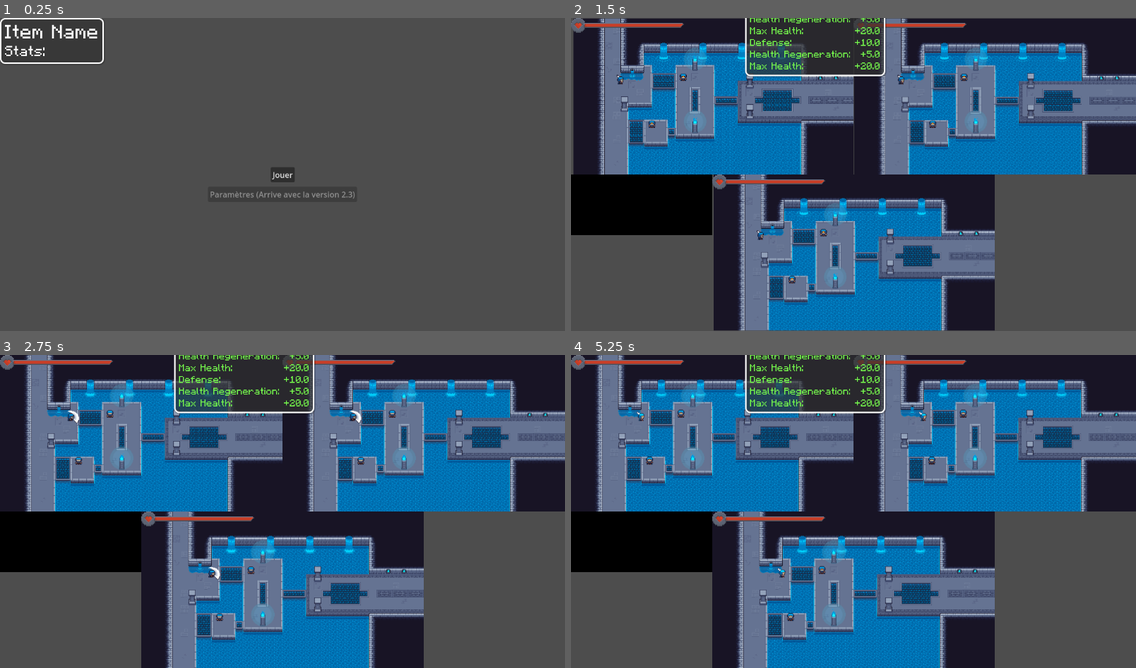
Above: before the commit, frames 1-4 (two rows, left to right).
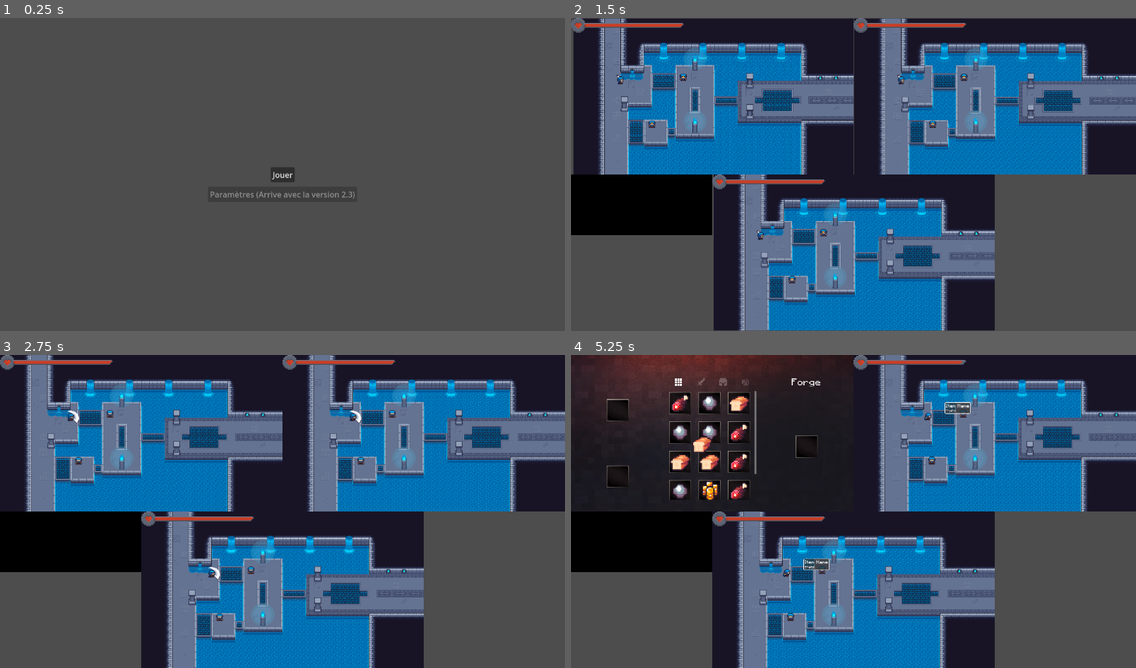
Above: after the commit, the same moments.

Repository: Supertolek/jeu-trop-koul
Game: Godot game, scene res://scenes/home_screen.tscn
Same seed, same stepped clock (60 frames per second), same inputs: the game is played once before the commit and once after it.
Inputs (mouse positions are in pixels of both pictures, inside the frame that each line leads up to):
- Up to frame 1 (0.25 s): no input
- Up to frame 2 (1.5 s): click "Jouer" at 0.5 s; tap Enter at 1.25 s; move the mouse to (977, 158) at 1.27 s; hold Right (move_right) from 1.28 s (still down); hold Right mouse button (right_click) from 1.28 s (still down); click (977, 158) at 1.42 s
- Up to frame 3 (2.75 s): tap Shift (shift) at 1.55 s; release Right (move_right) at 2 s; release Right mouse button (right_click) at 2 s; drag from (169, 527) to (254, 574) at 2.02 s
- Up to frame 4 (5.25 s): move the mouse to (910, 442) at 2.77 s; press the mouse at (910, 442) at 2.78 s; hold Right (move_right) 2.78-3.5 s; tap Shift (shift) at 3.05 s; release the mouse at (910, 442) at 3.5 s; drag from (825, 574) to (684, 464) at 3.52 s; move the mouse to (1023, 558) at 4.27 s; hold Left (move_left) 4.28-5 s; hold Shift (shift) 4.28-5 s; click (1023, 558) at 4.42 s; tap I (open_inventory) at 4.9 s; drag from (684, 464) to (768, 433) at 5.02 s

The runs differ from the first frame. In frame 1, 0.6% of the frame differs, in the area x 0-19%, y 0-15%; in frame 2, 2.2%; in frame 3, 2.2%; in frame 4, 21%, in the area x 0-71%, y 0-72%.

Commit message:
add controller upport for inventory

Diff:
--- a/project.godot
+++ b/project.godot
@@ -21,7 +21,6 @@
 GlobalItemsMgmt="*res://scripts/global_scripts/GlobalItemsMgmt.gd"
 GlobalObjectsMgmt="*res://scripts/global_scripts/GlobalObjectsMgmt.gd"
 GlobalPlayerMgmt="*res://scripts/global_scripts/GlobalPlayerMgmt.gd"
-Popups="*res://scenes/popups.tscn"
 GameController="*res://scripts/global_scripts/GameController.gd"
 SignalBus="*res://scripts/global_scripts/SignalBus.gd"
 GameManager="*res://scripts/game_managing/game_manager.gd"
@@ -110,6 +109,11 @@
 "events": [Object(InputEventJoypadButton,"resource_local_to_scene":false,"resource_name":"","device":-1,"button_index":10,"pressure":0.0,"pressed":true,"script":null)
 ]
 }
+forge_grab_focus={
+"deadzone": 0.2,
+"events": [Object(InputEventJoypadButton,"resource_local_to_scene":false,"resource_name":"","device":-1,"button_index":3,"pressure":0.0,"pressed":true,"script":null)
+]
+}
 
 [layer_names]
 
--- a/scenes/inventory.tscn
+++ b/scenes/inventory.tscn
@@ -11,8 +11,10 @@
 [ext_resource type="FontFile" uid="uid://n86h3178836i" path="res://assets/fonts/MinecraftItalic-R8Mo.otf" id="8_td2ew"]
 [ext_resource type="FontFile" uid="uid://dkqsygkyiswkm" path="res://assets/fonts/MinecraftBoldItalic-1y1e.otf" id="9_ylenm"]
 [ext_resource type="FontFile" uid="uid://7blsmj3oxjxo" path="res://assets/fonts/MinecraftBold-nMK1.otf" id="10_0df5h"]
+[ext_resource type="PackedScene" uid="uid://b6a4fo38edh21" path="res://scenes/item_popups.tscn" id="12_ylenm"]
 
 [node name="Inventory" type="Control"]
+visible = false
 layout_mode = 3
 anchors_preset = 15
 anchor_right = 1.0
@@ -397,6 +399,10 @@
 offset_right = 40.0
 offset_bottom = 40.0
 
+[node name="ItemPopups" parent="." instance=ExtResource("12_ylenm")]
+unique_name_in_owner = true
+layout_mode = 0
+
 [connection signal="resized" from="." to="." method="_on_resized"]
 [connection signal="pressed" from="VBoxContainer/InventoryBody/MainInventoryMarginContainer/VBoxContainer/CategoryTabContainer/AllItemCategoryButton" to="." method="_on_all_item_category_button_pressed"]
 [connection signal="pressed" from="VBoxContainer/InventoryBody/MainInventoryMarginContainer/VBoxContainer/CategoryTabContainer/WeaponItemCategoryButton" to="." method="_on_weapon_item_category_button_pressed"]
--- /dev/null
+++ b/scenes/item_popups.tscn
@@ -0,0 +1,48 @@
+[gd_scene load_steps=4 format=3 uid="uid://b6a4fo38edh21"]
+
+[ext_resource type="FontFile" uid="uid://eruvc81au5m0" path="res://assets/fonts/MinecraftRegular-Bmg3.otf" id="1_daium"]
+[ext_resource type="Script" uid="uid://bx7rg4u64365l" path="res://scripts/ui/item_popups.gd" id="1_jita6"]
+
+[sub_resource type="StyleBoxFlat" id="StyleBoxFlat_jita6"]
+content_margin_left = 10.0
+content_margin_top = 10.0
+content_margin_right = 10.0
+content_margin_bottom = 10.0
+bg_color = Color(0.215686, 0.215686, 0.215686, 0.615686)
+border_width_left = 3
+border_width_top = 3
+border_width_right = 3
+border_width_bottom = 3
+border_color = Color(1, 1, 1, 1)
+corner_radius_top_left = 10
+corner_radius_top_right = 10
+corner_radius_bottom_right = 10
+corner_radius_bottom_left = 10
+shadow_color = Color(0, 0, 0, 0.243137)
+shadow_size = 2
+shadow_offset = Vector2(1, 1)
+
+[node name="ItemPopups" type="PanelContainer"]
+z_index = 20
+offset_right = 40.0
+offset_bottom = 40.0
+theme_override_styles/panel = SubResource("StyleBoxFlat_jita6")
+script = ExtResource("1_jita6")
+
+[node name="InnerText" type="VBoxContainer" parent="."]
+unique_name_in_owner = true
+layout_mode = 2
+
+[node name="ItemName" type="Label" parent="InnerText"]
+unique_name_in_owner = true
+layout_mode = 2
+theme_override_fonts/font = ExtResource("1_daium")
+theme_override_font_sizes/font_size = 40
+text = "Item Name"
+
+[node name="StatsContainer" type="Label" parent="InnerText"]
+unique_name_in_owner = true
+layout_mode = 2
+theme_override_fonts/font = ExtResource("1_daium")
+theme_override_font_sizes/font_size = 30
+text = "Stats:"
--- a/scenes/popups.tscn
+++ b/scenes/popups.tscn
@@ -37,6 +37,7 @@
 
 [node name="ItemPopup" type="PanelContainer" parent="CanvasLayer"]
 unique_name_in_owner = true
+visible = false
 offset_right = 40.0
 offset_bottom = 40.0
 theme_override_styles/panel = SubResource("StyleBoxFlat_jha0h")
--- a/scripts/entities/player.gd
+++ b/scripts/entities/player.gd
@@ -37,6 +37,7 @@
 # Linked nodes
 @onready var linked_camera: Camera2D = $RoomCamera
 var linked_health_bar: HealthBar
+var linked_inventory: InventoryUI
 var linked_viewport_container: SubViewportContainer
 
 func get_camera() -> Camera2D:
@@ -49,6 +50,7 @@
 
 
 func _physics_process(delta: float) -> void:
+	if linked_inventory.visible: return
 	if device_id  == -2:
 		direction = Vector2(
 			Input.get_action_strength("move_right") - Input.get_action_strength("move_left"),
@@ -118,6 +120,10 @@
 	(device_id >= 0 and event.device != device_id): return
 
 	# Mettre les Inputs ici
+	if linked_inventory.visible: return
+
+	if event is InputEventJoypadButton:
+		print(Input.get_joy_info(event.device))
 
 	if event.is_action_pressed("attack"):
 		hold_actions.append("attack")
@@ -132,6 +138,13 @@
 	if event.is_action_released("lock_attack_direction"):
 		attack_manager.unlock_attack_direction()
 
+	if event.is_action_pressed("open_inventory"):
+		if !linked_inventory.visible:
+			linked_inventory.display_ui(inventory_storage)
+		else:
+			inventory_storage = linked_inventory.hide_ui()
+
+
 
 func hit(damage: float, damage_mult:float = 1):
 	var damage_reduction: float = 0
@@ -140,6 +153,7 @@
 		damage_reduction = (player_stats.stat_defense * damage) / (player_stats.stat_defense + 50)
 	var effective_damage = snappedf(damage - damage_reduction,0.1)
 	player_stats.stat_effective_health = clamp(player_stats.stat_effective_health - effective_damage, 0, player_stats.stat_max_health)
+	linked_health_bar.health = player_stats.stat_effective_health
 
 	GameController.health_change(self)
 
@@ -214,6 +228,7 @@
 	apply_stat()
 
 func apply_stat():
+	linked_health_bar.init_bar(0,player_stats.stat_max_health,player_stats.stat_effective_health)
 	health_regeneration_timer.wait_time = -log(clamp(player_stats.stat_health_regeneration,0,100))/3 + 2
 	print(health_regeneration_timer.wait_time)
 
--- a/scripts/inventory.gd
+++ b/scripts/inventory.gd
@@ -2,11 +2,11 @@
 
 class_name InventoryUI
 #var a: Dictionary
-var device_id: int = 0
+var device_id: int
 
 var inventory_data: Dictionary = {
-	"equiped_weapon": null,
-	"equiped_armor": null,
+	"equiped_weapon": preload("res://Resources/Items/Weapon/test_sword.tres").duplicate(),
+	"equiped_armor": preload("res://Resources/Items/Armor/a_cool_chestplate.tres").duplicate(),
 	"inventory": [
 		preload("res://Resources/Items/Items_Modifiers/ham.tres").duplicate(),
 		preload("res://Resources/Items/Items_Modifiers/attack_of_some.tres").duplicate(),
@@ -22,14 +22,6 @@
 		preload("res://Resources/Items/Items_Modifiers/ham.tres").duplicate(),
 		preload("res://Resources/Items/Items_Modifiers/attack_of_some.tres").duplicate(),
 		preload("res://Resources/Items/Items_Modifiers/bread.tres").duplicate(),
-		preload("res://Resources/Items/Armor/a_cool_chestplate.tres").duplicate(),
-		preload("res://Resources/Items/Armor/a_cool_chestplate.tres").duplicate(),
-		preload("res://Resources/Items/Armor/a_cool_chestplate.tres").duplicate(),
-		preload("res://Resources/Items/Armor/a_cool_chestplate.tres").duplicate(),
-		preload("res://Resources/Items/Weapon/test_sword.tres").duplicate(),
-		preload("res://Resources/Items/Weapon/test_sword.tres").duplicate(),
-		preload("res://Resources/Items/Weapon/test_sword.tres").duplicate(),
-		preload("res://Resources/Items/Weapon/test_sword.tres").duplicate(),
 	]
 }
 
@@ -46,7 +38,7 @@
 		elif focused_inventory_slot:
 			focused_inventory_slot._on_mouse_exited()
 		focused_inventory_slot = value
-		Popups.device_id = device_id
+		item_popups.device_id = device_id
 var selected_inventory_slot: InventorySlot = null:
 	set(value):
 		if value:
@@ -81,6 +73,7 @@
 @onready var item_modifier_inventory_container: GridContainer = %ItemModifierInventoryContainer
 
 @onready var dragged_item_texture_rect: TextureRect = %DraggedItem
+@onready var item_popups: ItemPopups = %ItemPopups
 
 
 func _ready() -> void:
@@ -88,42 +81,12 @@
 	update_inventory_tabContainer()
 	_resize_TabContainer()
 
-	modified_item_inventory_slot.slot_pressed.connect(start_dragging)
-	modified_item_inventory_slot.slot_released.connect(stop_dragging)
-	modified_item_inventory_slot.slot_focused.connect(change_focus)
-	modified_item_inventory_slot.device_id = device_id
-	#modified_item_inventory_slot.slot_selected.connect(select_inventory_slot)
-	#modified_item_inventory_slot.slot_diselected.connect(diselect_inventory_slot)
-	first_item_modifier_inventory_slot.slot_pressed.connect(start_dragging)
-	first_item_modifier_inventory_slot.slot_released.connect(stop_dragging)
-	first_item_modifier_inventory_slot.slot_focused.connect(change_focus)
-	first_item_modifier_inventory_slot.device_id = device_id
-	#first_item_modifier_inventory_slot.slot_selected.connect(select_inventory_slot)
-	#first_item_modifier_inventory_slot.slot_diselected.connect(diselect_inventory_slot)
-	second_item_modifier_inventory_slot.slot_pressed.connect(start_dragging)
-	second_item_modifier_inventory_slot.slot_released.connect(stop_dragging)
-	second_item_modifier_inventory_slot.slot_focused.connect(change_focus)
-	second_item_modifier_inventory_slot.device_id = device_id
-	#second_item_modifier_inventory_slot.slot_selected.connect(select_inventory_slot)
-	#second_item_modifier_inventory_slot.slot_diselected.connect(diselect_inventory_slot)
-	third_item_modifier_inventory_slot.slot_pressed.connect(start_dragging)
-	third_item_modifier_inventory_slot.slot_released.connect(stop_dragging)
-	third_item_modifier_inventory_slot.slot_focused.connect(change_focus)
-	third_item_modifier_inventory_slot.device_id = device_id
-	#third_item_modifier_inventory_slot.slot_selected.connect(select_inventory_slot)
-	#third_item_modifier_inventory_slot.slot_diselected.connect(diselect_inventory_slot)
-	equiped_armor_inventory_slot.slot_pressed.connect(start_dragging)
-	equiped_armor_inventory_slot.slot_released.connect(stop_dragging)
-	equiped_armor_inventory_slot.slot_focused.connect(change_focus)
-	equiped_armor_inventory_slot.device_id = device_id
-	#equiped_armor_inventory_slot.slot_selected.connect(select_inventory_slot)
-	#equiped_armor_inventory_slot.slot_diselected.connect(diselect_inventory_slot)
-	equiped_weapon_inventory_slot.slot_pressed.connect(start_dragging)
-	equiped_weapon_inventory_slot.slot_released.connect(stop_dragging)
-	equiped_weapon_inventory_slot.slot_focused.connect(change_focus)
-	equiped_weapon_inventory_slot.device_id = device_id
-	#equiped_weapon_inventory_slot.slot_selected.connect(select_inventory_slot)
-	#equiped_weapon_inventory_slot.slot_diselected.connect(diselect_inventory_slot)
+	modified_item_inventory_slot.link_to_inventory(self)
+	first_item_modifier_inventory_slot.link_to_inventory(self)
+	second_item_modifier_inventory_slot.link_to_inventory(self)
+	third_item_modifier_inventory_slot.link_to_inventory(self)
+	equiped_armor_inventory_slot.link_to_inventory(self)
+	equiped_weapon_inventory_slot.link_to_inventory(self)
 
 func _process(_delta: float) -> void:
 	# Dragging item system
@@ -385,6 +348,8 @@
 	if event.is_action_pressed("attack"):
 		print('hi1')
 		select_inventory_slot()
+	#if event.is_action_pressed("forge_grab_focus"):
+		#modified_item_inventory_slot.grab_focus()
 
 func _on_all_item_category_button_pressed() -> void:
 	inventory_tab_index = 0
@@ -452,14 +417,9 @@
 					var item_slot: InventorySlot = inventorySlot.instantiate()
 					item_slot.item = inventory_data['inventory'][item_index]
 
-					item_slot.slot_pressed.connect(start_dragging)
-					item_slot.slot_released.connect(stop_dragging)
-					item_slot.slot_focused.connect(change_focus)
-
-					item_slot.device_id = device_id
-					#item_slot.slot_selected.connect(select_inventory_slot)
-					#item_slot.slot_diselected.connect(diselect_inventory_slot)
+					item_slot.link_to_inventory(self)
 					targeted_container.add_child(item_slot)
+
 
 			TAB_CONTAINER_PARTS.WEAPON:
 				for item_index in inventory_data['inventory'].size():
@@ -468,12 +428,7 @@
 						var item_slot: InventorySlot = inventorySlot.instantiate()
 						item_slot.item = item
 
-						item_slot.slot_pressed.connect(start_dragging)
-						item_slot.slot_released.connect(stop_dragging)
-						item_slot.slot_focused.connect(change_focus)
-						item_slot.device_id = device_id
-						#item_slot.slot_selected.connect(select_inventory_slot)
-						#item_slot.slot_diselected.connect(diselect_inventory_slot)
+						item_slot.link_to_inventory(self)
 						targeted_container.add_child(item_slot)
 
 			TAB_CONTAINER_PARTS.ARMOR:
@@ -483,12 +438,7 @@
 						var item_slot: InventorySlot = inventorySlot.instantiate()
 						item_slot.item = item
 
-						item_slot.slot_pressed.connect(start_dragging)
-						item_slot.slot_released.connect(stop_dragging)
-						item_slot.slot_focused.connect(change_focus)
-						item_slot.device_id = device_id
-						#item_slot.slot_selected.connect(select_inventory_slot)
-						#item_slot.slot_diselected.connect(diselect_inventory_slot)
+						item_slot.link_to_inventory(self)
 						targeted_container.add_child(item_slot)
 
 			TAB_CONTAINER_PARTS.ITEM_MODIFIER:
@@ -498,13 +448,31 @@
 						var item_slot: InventorySlot = inventorySlot.instantiate()
 						item_slot.item = item
 
-						item_slot.slot_pressed.connect(start_dragging)
-						item_slot.slot_released.connect(stop_dragging)
-						item_slot.slot_focused.connect(change_focus)
-						item_slot.device_id = device_id
-						#item_slot.slot_selected.connect(select_inventory_slot)
-						#item_slot.slot_diselected.connect(diselect_inventory_slot)
+						item_slot.link_to_inventory(self)
 						targeted_container.add_child(item_slot)
+
+		var number_of_columns: int = tab_container.get_child(inventory_tab_index).columns
+		print(number_of_columns)
+		for item_slot_index:int in targeted_container.get_child_count():
+			var inventory_slot: InventorySlot = targeted_container.get_child(item_slot_index)
+			#if !fmod(item_slot_index,number_of_columns) == 0:
+				#inventory_slot.focus_neighbor_left = targeted_container.get_child(item_slot_index-1).get_path()
+			#else:
+				#inventory_slot.focus_neighbor_left = NodePath("")
+			#if !fmod(item_slot_index,number_of_columns) == number_of_columns-1 and !item_slot_index == targeted_container.get_child_count()-1:
+				#inventory_slot.focus_neighbor_right = targeted_container.get_child(item_slot_index+1).get_path()
+			#else:
+				#inventory_slot.focus_neighbor_right = NodePath("")
+			#if !item_slot_index < number_of_columns:
+				#inventory_slot.focus_neighbor_top = targeted_container.get_child(item_slot_index-number_of_columns).get_path()
+			#else:
+				#inventory_slot.focus_neighbor_top = inventory_slot.get_path()
+				#
+			#if !item_slot_index + number_of_columns >= targeted_container.get_child_count():
+				#inventory_slot.focus_neighbor_bottom = targeted_container.get_child(item_slot_index+number_of_columns).get_path()
+			#else:
+				#inventory_slot.focus_neighbor_bottom = inventory_slot.get_path()
+
 
 
 
--- a/scripts/inventory_slot.gd
+++ b/scripts/inventory_slot.gd
@@ -16,6 +16,8 @@
 }
 
 var device_id: int
+var item_popup: ItemPopups
+
 @onready var item_texture: TextureRect = %ItemTexture
 var texture:
 	set(value):
@@ -28,6 +30,16 @@
 	set(value):
 		item = value
 		refresh_item()
+
+func link_to_inventory(inventory:InventoryUI):
+	slot_pressed.connect(inventory.start_dragging)
+	slot_released.connect(inventory.stop_dragging)
+	slot_focused.connect(inventory.change_focus)
+	item_popup = inventory.item_popups
+	device_id = inventory.device_id
+
+
+
 
 func refresh_item():
 		if item:
@@ -84,12 +96,12 @@
 func _on_mouse_entered() -> void:
 	#if device_id >= 0: return
 	if item == null: return
-	Popups.ItemPopup(Rect2(global_position,size),item)
+	item_popup.ItemPopup(self)
 
 
 func _on_mouse_exited() -> void:
 	#if device_id >= 0: return
-	Popups.HideItemPopup()
+	item_popup.HideItemPopup()
 
 
 @onready var selected: Panel = %Selected
--- a/scripts/split_screen.gd
+++ b/scripts/split_screen.gd
@@ -31,6 +31,12 @@
 	player_health_bar.scale = Vector2(relative_size, relative_size) * 8
 	player.linked_health_bar = player_health_bar
 	viewport_container.add_child(player_health_bar)
+	var player_inventory_packed_scene: PackedScene = load("res://Scenes/inventory.tscn")
+	var player_inventory: InventoryUI = player_inventory_packed_scene.instantiate()
+	player_inventory.position = Vector2.ZERO
+	player_inventory.device_id = player.device_id
+	player.linked_inventory = player_inventory
+	viewport_container.add_child(player_inventory)
 	# Link to player's camera
 	player.get_camera().custom_viewport = viewport_to_place
 	player.get_camera().make_current()
--- /dev/null
+++ b/scripts/ui/item_popups.gd
@@ -0,0 +1,57 @@
+extends PanelContainer
+
+class_name ItemPopups
+
+var display_zero: bool = true
+const POPUP_STAT_LINE = preload("res://scenes/popup_stat_line.tscn")
+
+@onready var inner_text: VBoxContainer = %InnerText
+@onready var item_name: Label = %ItemName
+@onready var stats_container: Label = %StatsContainer
+@onready var inventory_ui: InventoryUI = owner
+
+var in_shift:bool = false
+var current_slot: InventorySlot
+
+var device_id:int
+
+
+func _input(event: InputEvent) -> void:
+	if (!(event is InputEventKey or event is InputEventMouse) and device_id == -2) or\
+	 ((event is InputEventKey or event is InputEventMouse) and device_id >=0) or\
+	(device_id >= 0 and event.device != device_id): return
+
+	if event.is_action_pressed("shift"):
+		if visible:
+			in_shift = true
+			var local_current_slot = current_slot
+			HideItemPopup()
+			await get_tree().process_frame
+			ItemPopup(local_current_slot)
+	elif event.is_action_released("shift"):
+		if visible:
+			in_shift = false
+			var local_current_slot = current_slot
+			HideItemPopup()
+			await get_tree().process_frame
+			ItemPopup(local_current_slot)
+
+
+func ItemPopup(slot:InventorySlot):
+	if !slot: return
+	show()
+
+	var slot_position: Vector2 = slot.get_global_transform_with_canvas().get_origin()
+	var padding: int = 15
+	var correction: Vector2 = Vector2.ZERO
+
+	if slot_position.x <= inventory_ui.size.x/2:
+		correction += Vector2(slot.size.x + padding, 0)
+	else:
+		correction += -Vector2(size.x + padding, 0)
+	#correction += -Vector2(0, size.y/2)
+
+	global_position = slot_position + correction
+
+func HideItemPopup():
+	hide()
Not shown: 1 places in scenes/inventory.tscn that only renumber resources
Not shown, added: scripts/ui/item_popups.gd.uid
